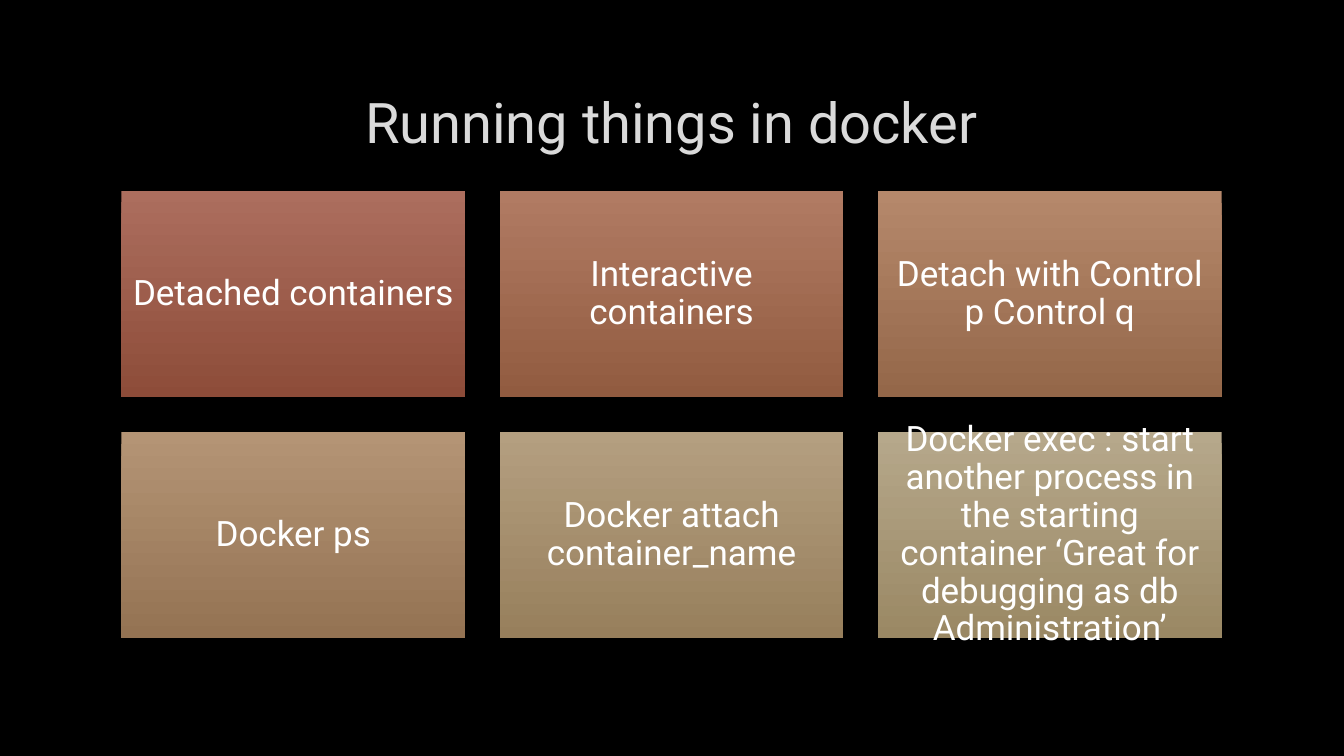
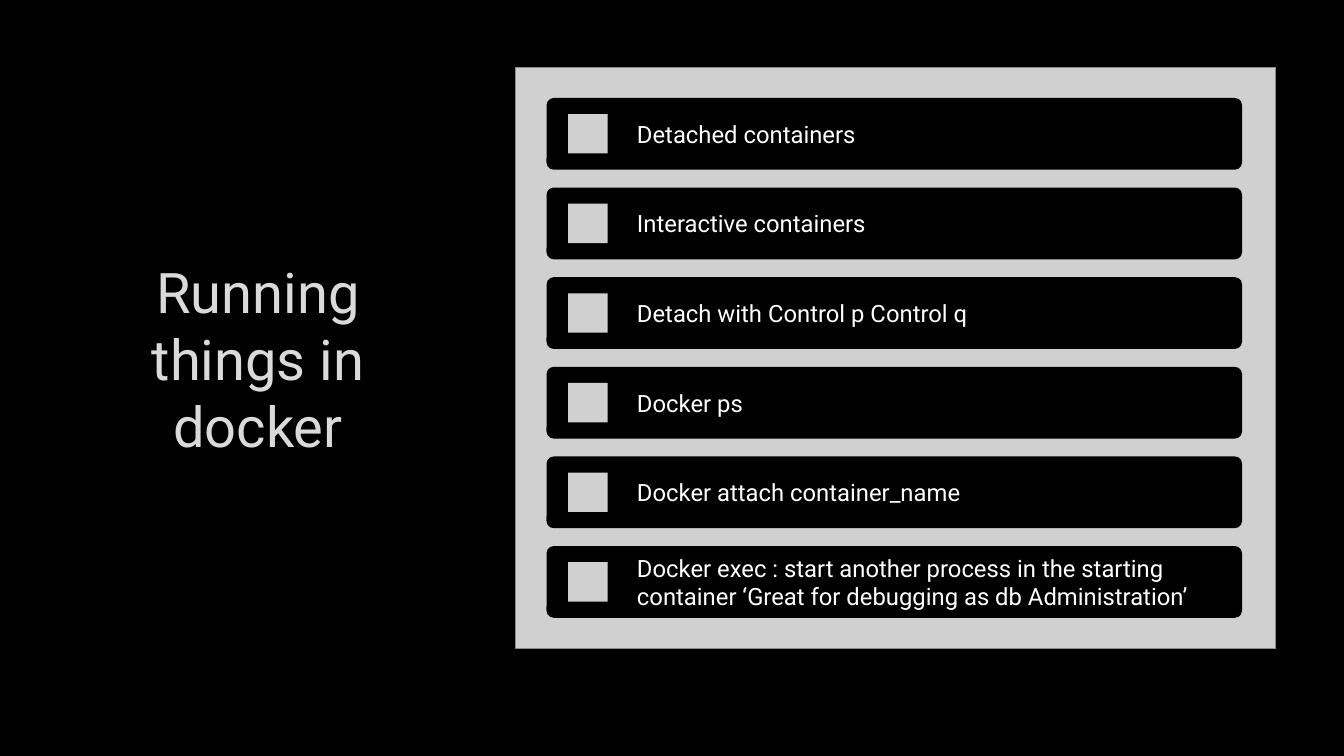
Before and after one commit to ylasmak/docker, a slide deck: slide 13 of Introduction to Docker.pptx. Drawn at 1344x756 pixels with LibreOffice and Linux fonts; fonts in the diff are those of the drawing; grey boxes stand for pictures; background and template pictures are left out. Boxes give left, top, right and bottom in pixels: in the first picture for what was removed or moved away, otherwise in the second. Text is boxed around its words. In the diff, an @@ line names an element or a change of style, - is before the commit and + after.

```diff
--- a/Introduction to Docker.pptx
+++ b/Introduction to Docker.pptx
@@ title "Running things in docker" rewrapped from [365,101,977,155] to [152,272,365,448] @@
@@ picture added at [516,68,1275,649] @@
@@ text "Detached containers": place and size @@
-text "Detached containers" at [133,278,453,306]
+text "Detached containers" at [637,125,856,144]
@@ text "Interactive containers": place and size @@
-text "Interactive containers" at [589,261,753,325]
+text "Interactive containers" at [637,215,866,233]
@@ text "Detach with Control p Control ...": place and size @@
-text "Detach with Control p Control ..." at [897,259,1202,331]
+text "Detach with Control p Control ..." at [637,304,968,327]
@@ size 25 to 17 pt; alignment centre to left; line spacing 0.9 to 1; less space between paragraphs in 6 elements at [637,304,968,327], [637,559,1187,610], [637,483,960,503], [637,215,866,233], [637,125,856,144], [637,394,743,417] @@
@@ text "Docker ps": place and size @@
-text "Docker ps" at [216,520,371,553]
+text "Docker ps" at [637,394,743,417]
@@ group removed at [121,192,1222,638]: 6 rectangles @@
@@ text "Docker attach container_name": place and size @@
-text "Docker attach container_name" at [547,501,796,568]
+text "Docker attach container_name" at [637,483,960,503]
@@ group added at [546,98,1242,618]: 6 rounded rectangles, 6 pictures @@
@@ text "Docker exec : start another ...": place and size @@
-text "Docker exec : start another ..." at [900,419,1199,649]
+text "Docker exec : start another ..." at [637,559,1187,610]
```
Also in this commit, not shown: 1 other slide changed, 1 slide added, 2 slides removed.
